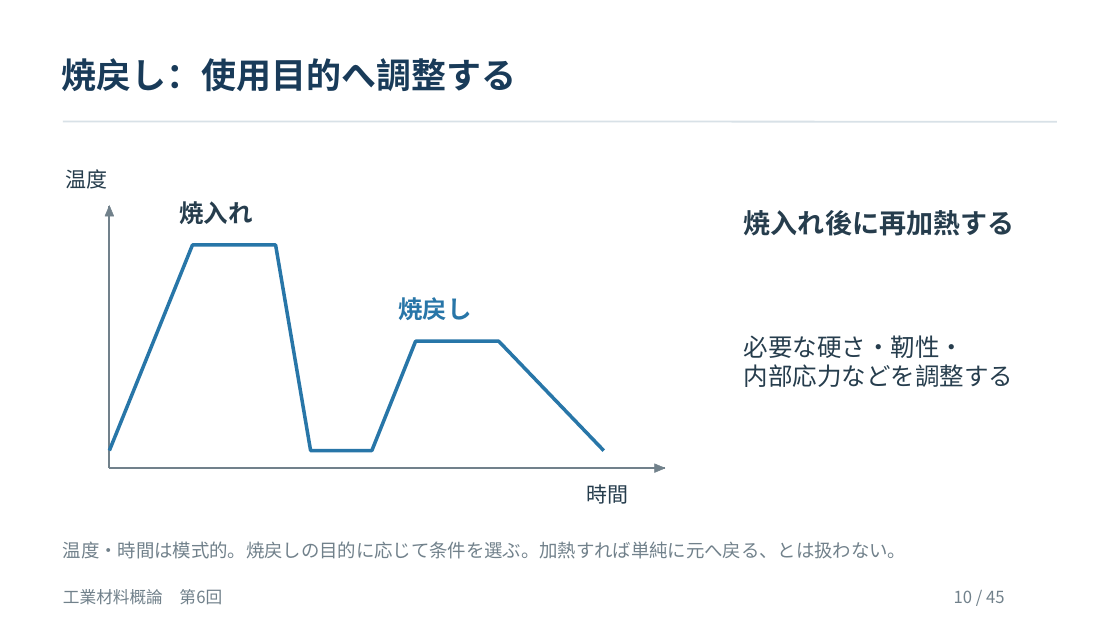
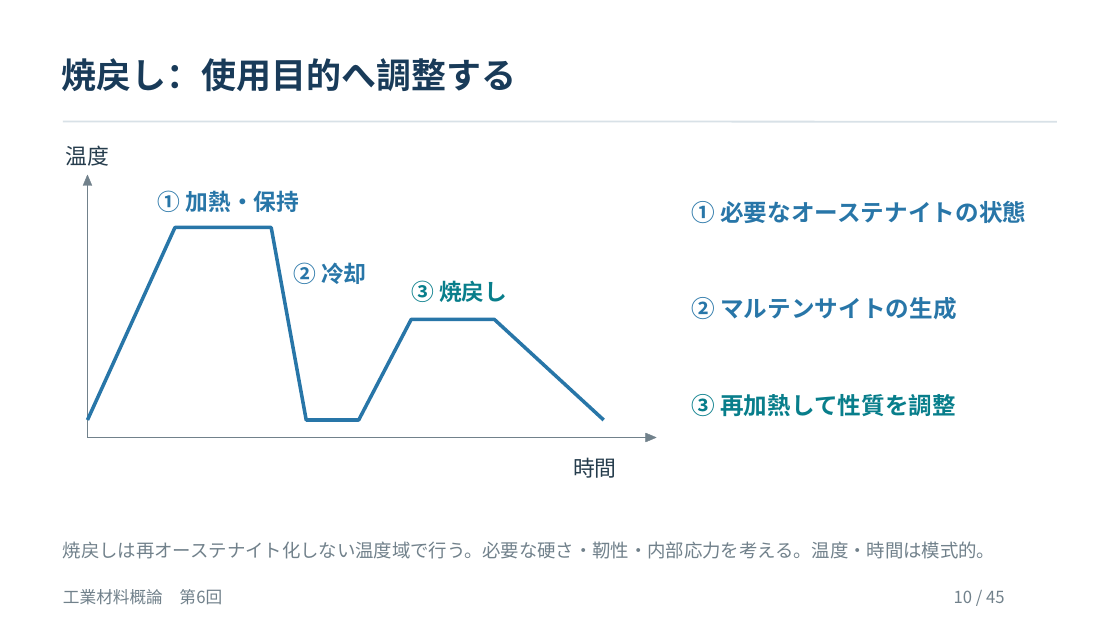
Before and after one commit to zooc-14calbp/industrial-materials-course, a slide deck: slide 10 of 学生用/第06回/06_授業スライド.pptx. Drawn at 1120x630 pixels with LibreOffice and Linux fonts; fonts in the diff are those of the drawing. Boxes give left, top, right and bottom in pixels: in the first picture for what was removed or moved away, otherwise in the second. Text is boxed around its words. In the diff, an @@ line names an element or a change of style, - is before the commit and + after.

```diff
--- a/学生用/第06回/06_授業スライド.pptx
+++ b/学生用/第06回/06_授業スライド.pptx
@@ text "温度" at [66, 145, 110, 166]: size 18 to 18.8 pt @@
@@ text "温度": place and size @@
-text "温度" at [66, 169, 108, 189]
+text "温度" at [66, 145, 110, 166]
@@ freeform shape: place and size @@
-freeform shape at [105, 206, 113, 216]
+freeform shape at [83, 175, 92, 185]
@@ freeform shape: place and size @@
-freeform shape at [109, 206, 110, 468]
+freeform shape at [87, 175, 88, 437]
@@ freeform shape at [87, 175, 88, 437]: outline #71818B 1.5 pt to #71818B 1.35 pt @@
@@ text at [157, 190, 299, 212]: text changed; size 21 to 19.5 pt; text colour #263D4D to #2876A8 @@
-焼入れ
+① 加熱・保持
@@ text at [691, 201, 1026, 223]: text changed; size 21 to 20.2 pt; text colour #263D4D to #2876A8; bold on @@
-必要な硬さ・靭性・
-内部応力などを調整する
+① 必要なオーステナイトの状態
@@ freeform shape: place and size @@
-freeform shape at [109, 245, 604, 451]
+freeform shape at [87, 228, 604, 420]
@@ text removed at [744, 210, 1015, 236] @@
-焼入れ後に再加熱する
@@ text added at [293, 262, 367, 284], 19.5 pt, text #2876A8, bold @@
+② 冷却
@@ text at [411, 280, 507, 302]: text changed; size 21 to 19.5 pt; text colour #2876A8 to #087E8B @@
-焼戻し
+③ 焼戻し
@@ text added at [691, 297, 956, 319], 20.2 pt, text #2876A8, bold @@
+② マルテンサイトの生成
@@ text added at [691, 394, 956, 416], 20.2 pt, text #087E8B, bold @@
+③ 再加熱して性質を調整
@@ freeform shape: place and size @@
-freeform shape at [109, 468, 665, 469]
+freeform shape at [87, 438, 656, 439]
@@ freeform shape at [87, 438, 656, 439]: outline #71818B 1.5 pt to #71818B 1.35 pt @@
@@ freeform shape: place and size @@
-freeform shape at [655, 464, 665, 472]
+freeform shape at [646, 434, 656, 442]
@@ text "時間": place and size @@
-text "時間" at [586, 484, 628, 504]
+text "時間" at [573, 457, 617, 478]
@@ text "時間" at [573, 457, 617, 478]: size 18 to 18.8 pt @@
@@ text at [63, 541, 995, 559]: text changed @@
-温度・時間は模式的。焼戻しの目的に応じて条件を選ぶ。加熱すれば単純に元へ戻る、とは扱わない。
+焼戻しは再オーステナイト化しない温度域で行う。必要な硬さ・靭性・内部応力を考える。温度・時間は模式的。
```
Also in this commit, not shown: 2 other slides changed, 8 other files.
